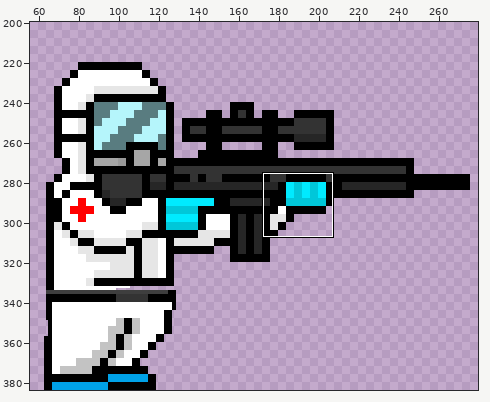
Edited in one commit: sprite sheet (Zombi Slayers/Assets/Resources/Arts/Player Characters/derrick_animation_frames/derrick_run4.png). Above: a wide view before the commit, with the close-up outlined.
Close-up. Earlier state:
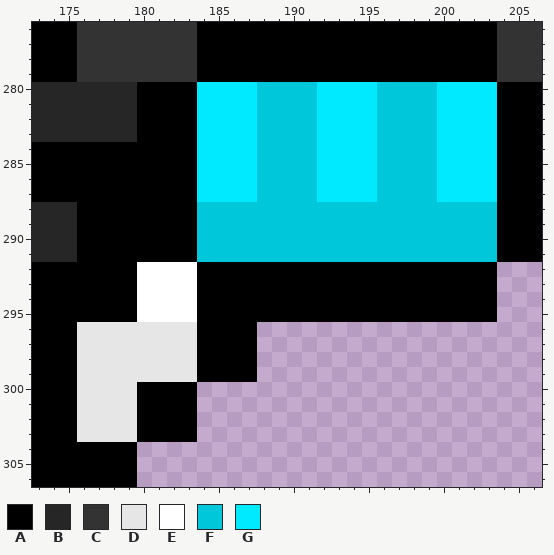
The file is 384x384 pixels. Colours within 5 levels of each other are drawn and written as one. Shown: x 173..206, y 276..306. The wide view leaves out empty margins. The commit also changed other parts of the picture, which this record leaves out.
Palette (. is transparent): A #000000  B #262626  C #333333  D #e6e6e6  E #ffffff  F #00c7d9  G #00eaff
After:
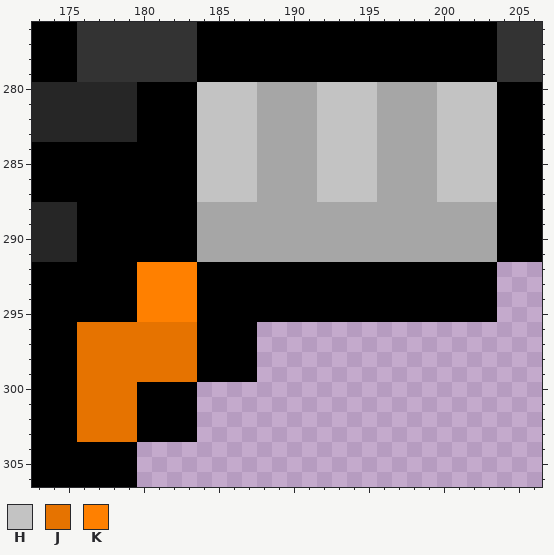
Colours new in this view: H #c3c3c3  J #e67300  K #ff8000
From old to new:
Colour F changes from #00c7d9 to #a6a6a6.
Colour H replaces colour G in rows 280 to 287 at x 184 to 187, 192 to 195 and 200 to 203.
Colour J replaces colour D in rows 296 to 299 at x 176 to 183; in rows 300 to 303 at x 176 to 179.
Colour K replaces colour E in rows 292 to 295 at x 180 to 183.
Where, in picture pixels (left, top, right, bottom), the same in both close-ups:
changed: (77, 82, 497, 442)
